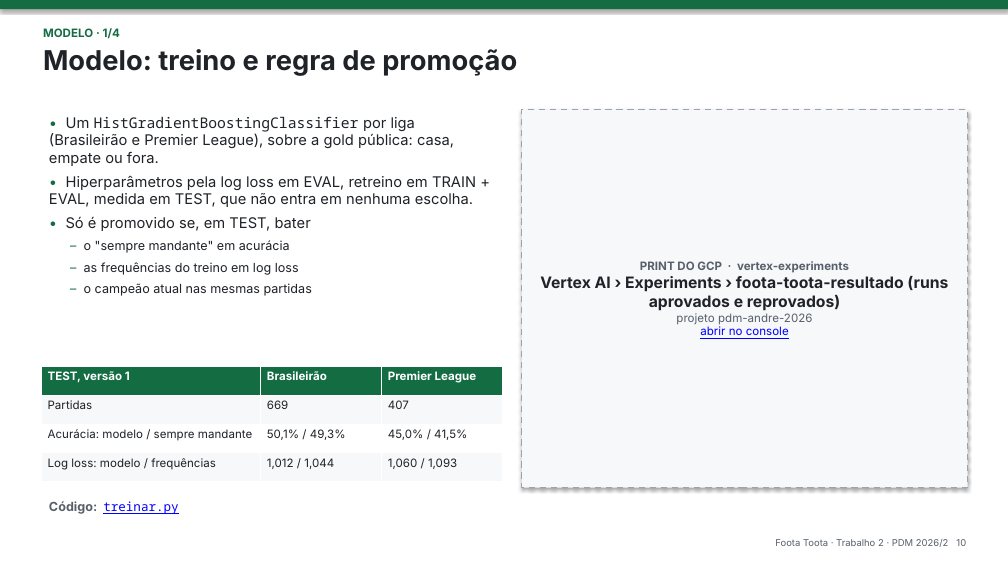
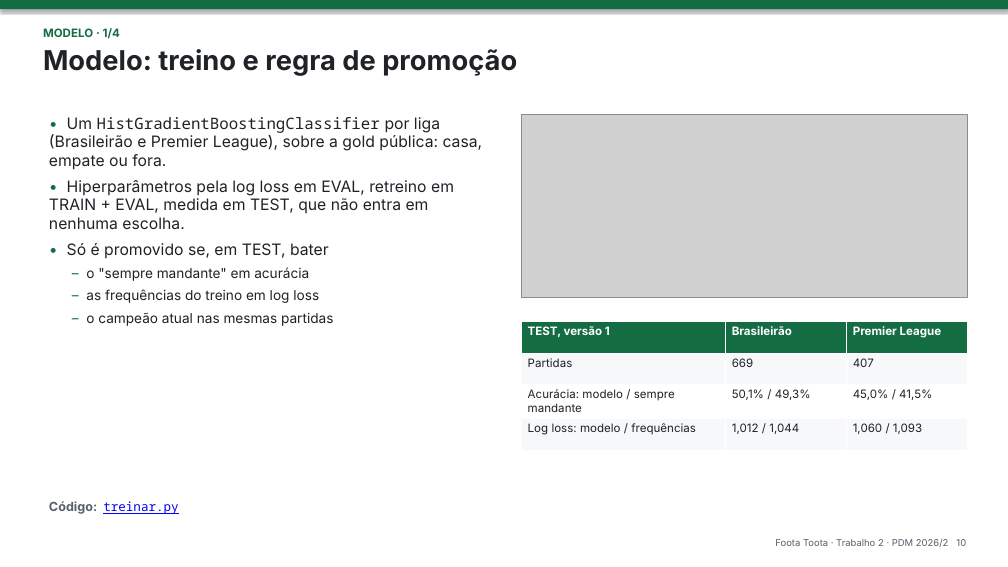
Before and after one commit to phael-exe/foota-toota, a slide deck: slide 10 of docs/apresentacao/trabalho2.pptx. Drawn at 1008x567 pixels with LibreOffice and Linux fonts; fonts in the diff are those of the drawing; grey boxes stand for pictures. Boxes give left, top, right and bottom in pixels: in the first picture for what was removed or moved away, otherwise in the second. Text is boxed around its words. In the diff, an @@ line names an element or a change of style, - is before the commit and + after.

```diff
--- a/docs/apresentacao/trabalho2.pptx
+++ b/docs/apresentacao/trabalho2.pptx
@@ text "• Um HistGradientBoostingClassifier por liga ..." at [49, 117, 483, 326]: size 14 to 15 pt in "• Um HistGradientBoostingClassifier por liga (Brasileirão e ...", "• Hiperparâmetros pela log loss em EVAL, ...", "• Só é promovido se, em TEST, ..."; size 12 to 13 pt in "– o "sempre mandante" em acurácia", "– as frequências do treino em log ...", "– o campeão atual nas mesmas partidas" @@
@@ rectangle removed at [522, 110, 968, 488] @@
-PRINT DO GCP · vertex-experiments
-Vertex AI › Experiments › foota-toota-resultado (runs aprovados e reprovados)
-projeto pdm-andre-2026
-abrir no console
@@ picture added at [522, 115, 968, 297] @@
@@ table: place and size @@
-table at [42, 367, 503, 482]
+table at [522, 321, 968, 448]
```
Also in this commit, not shown: 3 other slides changed, 8 other files.
